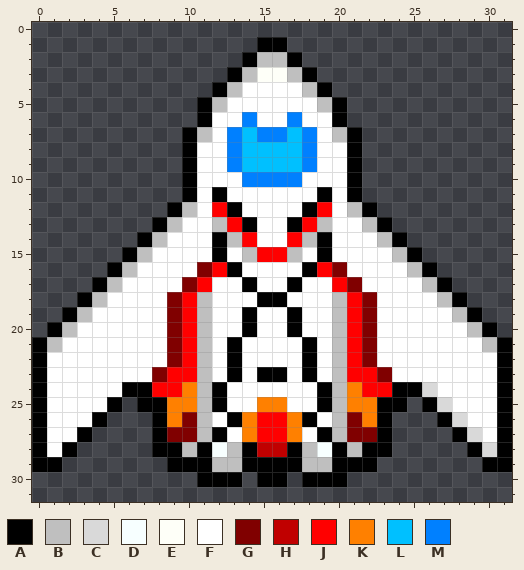
File history of a pixel-art sprite, core/assets/ship.png. The picture above is the old version.
The file is 32x32 pixels.
Palette (. is transparent): A #000000  B #bfbfbf  C #d9d9d9  D #f7ffff  E #fefff8  F #ffffff  G #800000  H #c00000  J #ff0000  K #ff8000  L #00c0ff  M #0080ff
Pixels before, first column x 0:
 1 ...............AA...............
 2 ..............ABBA..............
 3 .............ABEEBA.............
 4 ............ABFFFFBA............
 5 ...........ABFFFFFFBA...........
 6 ...........AFFMFFMFFA...........
 7 ..........ABFMLMMLMFBA..........
 8 ..........AFFMLLLLMFFA..........
 9 ..........AFFMLLLLMFFA..........
10 ..........AFFFMMMMFFFA..........
11 ..........AFAFFFFFFAFA..........
12 .........ABFJAFFFFAJFBA.........
13 ........ABFFBJAFFAJBFFBA........
14 .......ABFFFABJFFJBAFFFBA.......
15 ......ABFFFFAFBJJBFAFFFFBA......
16 .....ABFFFFGJAFFFFAJGFFFFBA.....
17 ....ABFFFFGJFFAFFAFFJGFFFFBA....
18 ...ABFFFFGJBFFFAAFFFBJGFFFFBA...
19 ..ABFFFFFGJBFFAFFAFFBJGFFFFFBA..
20 .ABFFFFFFGJBFFAFFAFFBJGFFFFFFBA.
21 ABFFFFFFFGJBFAFFFFAFBJGFFFFFFFBA
22 AFFFFFFFFGJBFAFFFFAFBJGFFFFFFFFA
23 AFFFFFFFGJJBFAFAAFAFBJJGFFFFFFFA
24 AFFFFFAAJJKBAFFFFFFABKJJAACFFFFA
25 AFFFFA.AAKKBAFFKKFFABKKAA.ACFFFA
26 AFFFA...AKGBFAKJJKAFBGKA...ACFFA
27 AFFA....AGGBAFKJJKFABGGA....ACFA
28 AFA.....AABADBAHHABDABAA.....ACA
29 AA.......AAABBAAAABBAAA.......AA
30 ...........AAA.AA.AAA...........
The same view after the edit:
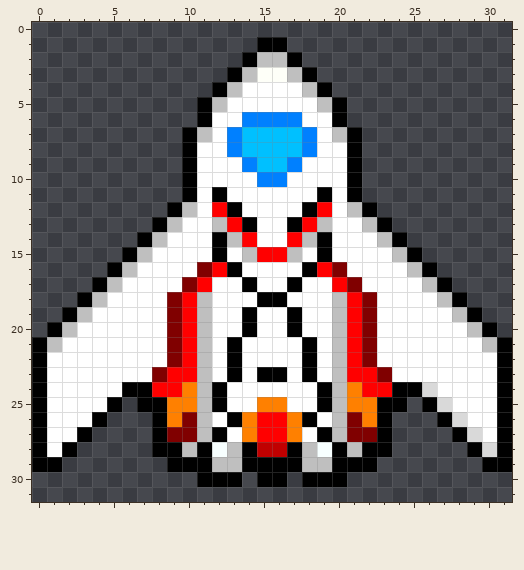
The edit:
Changed rows in their new state; - is an unchanged pixel.
first column x 13:
 6 --MM--
 7 --LL--
 9 FM--MF
10 -F--F-
Changed places in both pictures, as pixel boxes (x1, y1, x2, y2):
changed: (227, 112, 317, 187)
